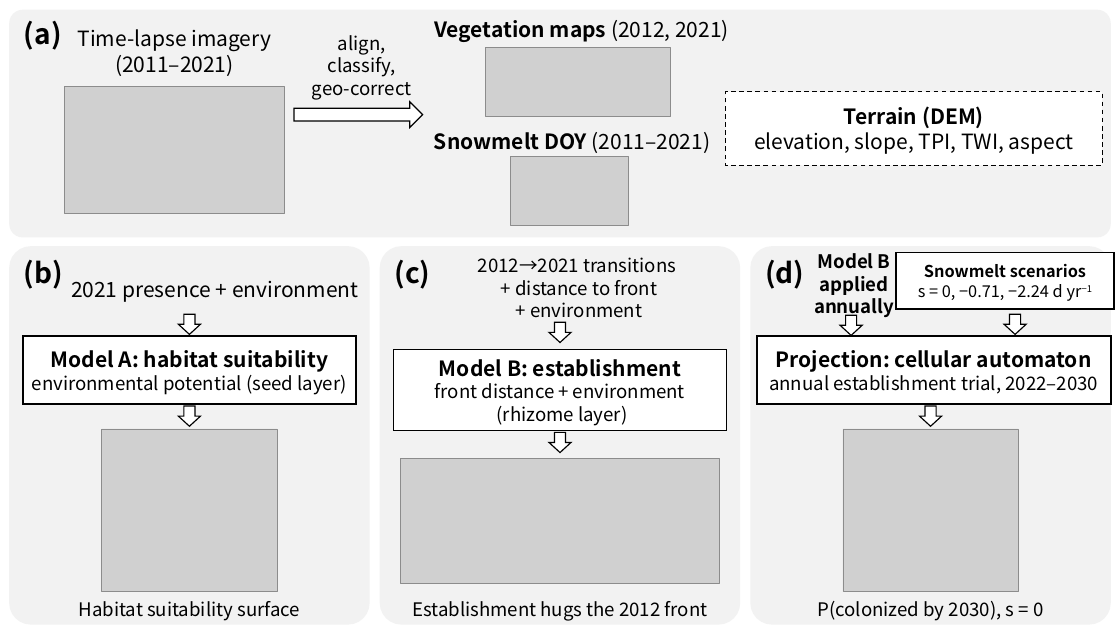
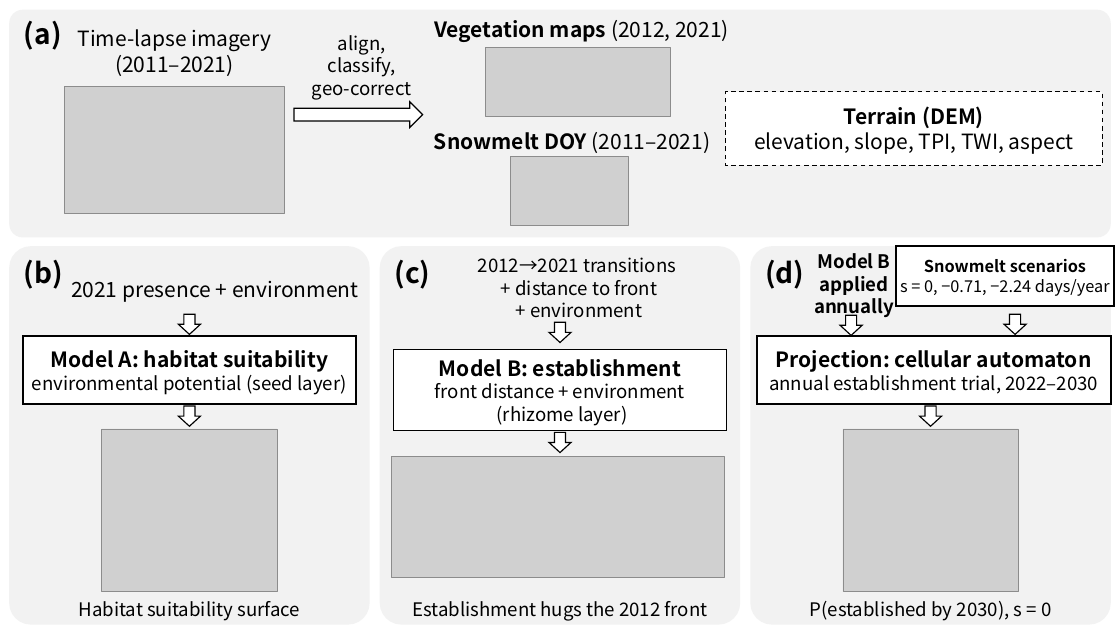
Before and after one commit to 0kam/SasaSDMPaper, a slide deck: slide 1 of paper/files/SasaPaper_Figures_v2.pptx. Drawn at 1120x630 pixels with LibreOffice and Linux fonts; fonts in the diff are those of the drawing; grey boxes stand for pictures. Boxes give left, top, right and bottom in pixels: in the first picture for what was removed or moved away, otherwise in the second. Text is boxed around its words. In the diff, an @@ line names an element or a change of style, - is before the commit and + after.

```diff
--- a/paper/files/SasaPaper_Figures_v2.pptx
+++ b/paper/files/SasaPaper_Figures_v2.pptx
@@ rectangle "Snowmelt scenarios": place and size @@
-rectangle "Snowmelt scenarios" at box(897, 253, 1115, 310)
+rectangle "Snowmelt scenarios" at box(897, 246, 1115, 307)
@@ text in rectangle at box(900, 279, 1110, 296): text changed @@
-s = 0, −0.71, −2.24 d yr−1
+s = 0, −0.71, −2.24 days/year
@@ picture: place and size @@
-picture at box(401, 459, 719, 584)
+picture at box(392, 457, 725, 578)
@@ text at box(810, 601, 1051, 621): text changed @@
-P(colonized by 2030), s = 0
+P(established by 2030), s = 0
```
Also in this commit, not shown: 3 other files.
